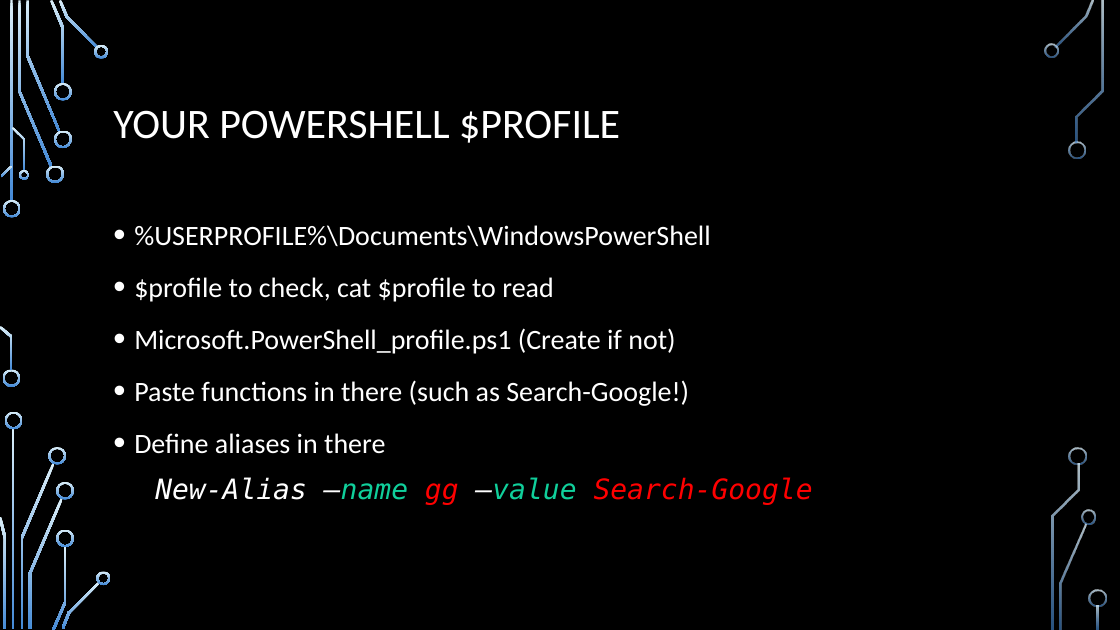
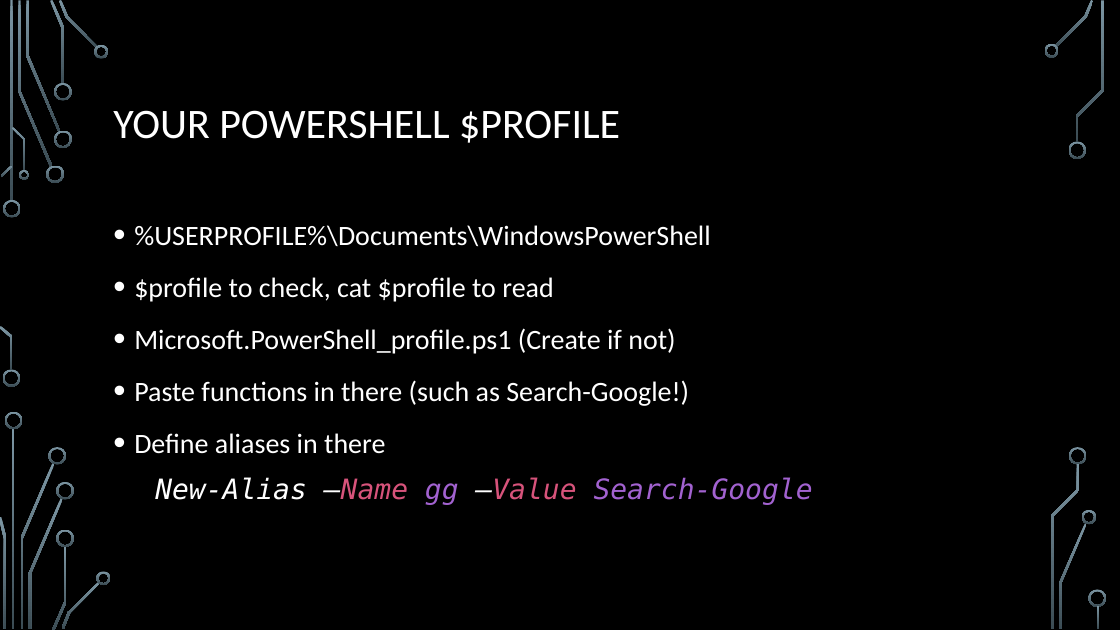
Before and after one commit to ryandcoates/code4sysadmins, a slide deck: slide 11 of Coding for System Administrators.pptx. Drawn at 1120x630 pixels with LibreOffice and Linux fonts; fonts in the diff are those of the drawing; background and template pictures are left out. Boxes give left, top, right and bottom in pixels: in the first picture for what was removed or moved away, otherwise in the second. Text is boxed around its words. In the diff, an @@ line names an element or a change of style, - is before the commit and + after.

```diff
--- a/Coding for System Administrators.pptx
+++ b/Coding for System Administrators.pptx
@@ fill gradient #DBEFF9 to #448AD7 to gradient #7C96A3 to #3B4C54 in 36 elements at (3, 200, 21, 218), (3, 370, 20, 387), (18, 1, 52, 167), (46, 166, 64, 183), (26, 1, 60, 132), (50, 0, 65, 84), (54, 130, 71, 148), (54, 83, 71, 101), (59, 0, 97, 49), (94, 45, 109, 58), (1, 166, 13, 177), (0, 326, 13, 371), (12, 127, 25, 171), (18, 170, 29, 180), (13, 429, 15, 629), (20, 463, 54, 628), (5, 412, 23, 429), (0, 517, 6, 628), (49, 447, 66, 465), (29, 498, 63, 629), (52, 546, 66, 630), (56, 482, 74, 500), (56, 529, 74, 547), (61, 581, 100, 629), (97, 571, 111, 585), (1055, 0, 1094, 47), (1044, 44, 1059, 58), (1069, 141, 1086, 159), (1060, 523, 1087, 629), (1082, 510, 1096, 524), (1076, 1, 1104, 143), (1070, 447, 1087, 465), (1051, 464, 1080, 629), (1089, 590, 1107, 607), (1097, 606, 1100, 629), (10, 1, 13, 202) @@
@@ text at (155, 477, 813, 505): text changed; text colour #FF0000 to #A262D0 @@
-  New-Alias –name gg –value Search-Google
+  New-Alias –Name gg –Value Search-Google
```
Also in this commit, not shown: 26 other slides changed, 3 slides added.
